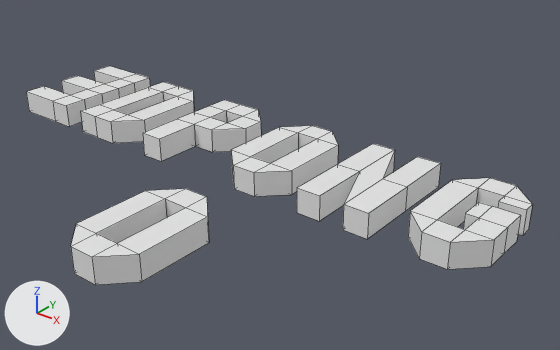
What one commit did to the Blender file assets/3d_pong_models.blend.
The view is the same before and after, from a 50 mm lens placed at (58.7, -44.1, 24.8), pointed at (25.8, -3.0, -0.7). The axes (+X, +Y, +Z) are drawn at lower left. The lights are the same throughout. Mesh edges are drawn as thin lines.

Script lines for the objects in view, before the commit:
```python
me_plane_001 = bpy.data.meshes.new('Plane.001')
me_plane_001.from_pydata(...)  # 64 vertices, 64 faces; spans x -3.0..11.0, y -5.0..5.0, z -2.0..0.0
me_plane_005 = bpy.data.meshes.new('Plane.005')
me_plane_005.from_pydata(...)  # 120 vertices, 126 faces; spans x -25.0..5.0, y -5.0..5.0, z -2.0..0.0
me_plane_006 = bpy.data.meshes.new('Plane.006')
me_plane_006.from_pydata(...)  # 24 vertices, 28 faces; spans x -1.0..5.0, y -5.0..5.0, z -2.0..0.0
ob_letter_o_001 = bpy.data.objects.new('letter_O.001', me_plane_006)
ob_letter_o_001.location = (22.0, -15.0, 0.0)
ob_logo_3d = bpy.data.objects.new('logo_3D', me_plane_001)
ob_logo_3d.location = (0.0, 0.0, 0.0)
ob_logo_pong = bpy.data.objects.new('logo_PONG', me_plane_005)
ob_logo_pong.location = (38.0, 0.0, 0.0)
```
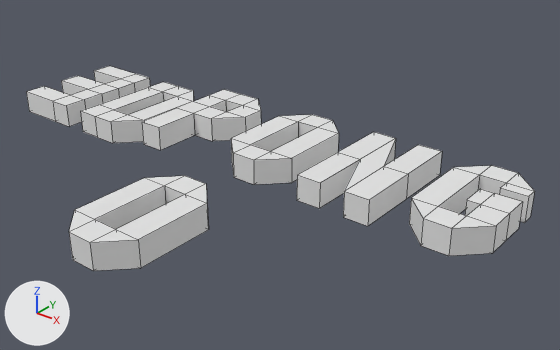
Where the newer file only moved an object's origin or applied its transform, the numbers keep the older frame.

Changed parts and their boxes (x1, y1, x2, y2) in the pictures (560 x 350 px):
'logo_PONG', moved: before (143, 100, 533, 269); after (142, 89, 535, 256)
'letter_O', added: after (69, 176, 209, 271)
'letter_O.001', deleted: before (71, 189, 209, 285)

The change, as a diff of the scene's bpy script:
```diff
--- a/assets/3d_pong_models.blend.py
+++ b/assets/3d_pong_models.blend.py
@@ me_plane_005 @@
 me_plane_005.from_pydata(...)  # 120 vertices, 126 faces; spans x -25.0..5.0, y -5.0..5.0, z -2.0..0.0
 # used by ob_logo_pong; location = (38.0, 0.0, 0.0)
+# me_plane_005 part 1: the whole mesh is moved by (10.0, 0.0, 1.0)
@@ me_letter_o @@
+me_letter_o.from_pydata(...)  # 24 vertices, 28 faces; spans x -3.0..3.0, y -5.0..5.0, z -1.0..1.0
@@ ob_letter_o_001 @@
-ob_letter_o_001 = bpy.data.objects.new('letter_O.001', me_plane_006)
-ob_letter_o_001.location = (22.0, -15.0, 0.0)
@@ ob_logo_pong @@
 ob_logo_pong = bpy.data.objects.new('logo_PONG', me_plane_005)
-ob_logo_pong.location = (38.0, 0.0, 0.0)
+ob_logo_pong.location = (28.0, 0.0, 0.0)
@@ ob_letter_o @@
+ob_letter_o = bpy.data.objects.new('letter_O', me_letter_o)
+ob_letter_o.location = (24.0, -15.0, 0.0)
```
